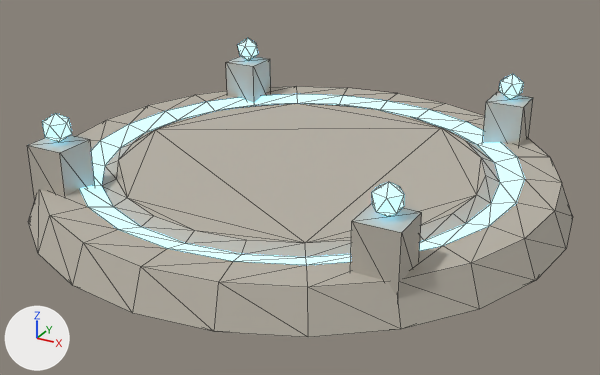
A saved change to the glTF model assets/models/checkpoint_pad.glb.
Before and after are seen from a camera (50 mm lens) standing at (1.335, -2.432, 1.224) and looking at (0.029, -0.058, 0.037). Arrows for +X, +Y and +Z are at lower left; the lights stay in place. The first picture is the older version. Mesh edges are drawn as thin lines.

The older version as bpy lines, for what is in view:
```python
mat_padglow = principled_material('PadGlow')
mat_padglow.base_color = (0.212, 0.658, 1.0)  # blue #7fd4ff
mat_padglow.roughness = 0.3
mat_padglow.emission_color = (0.212, 0.658, 1.0)  # blue #7fd4ff
mat_padglow.emission_strength = 2.5
mat_padstone = principled_material('PadStone')
mat_padstone.base_color = (0.479, 0.445, 0.381)  # grey #b8b2a6
mat_padstone.roughness = 0.85
me_checkpointpad = bpy.data.meshes.new('CheckpointPad')
me_checkpointpad.from_pydata(...)  # 200 vertices, 364 faces; spans x -0.95..0.95, y -0.95..0.95, z 0.0..0.37
# faces by material slot: [236, 128]
me_checkpointpad.materials.append(mat_padstone)  # grey #b8b2a6
me_checkpointpad.materials.append(mat_padglow)  # blue #7fd4ff, glowing blue #7fd4ff
ob_checkpointpad = bpy.data.objects.new('CheckpointPad', me_checkpointpad)
ob_checkpointpad.location = (0.0, 0.0, 0.0)
```
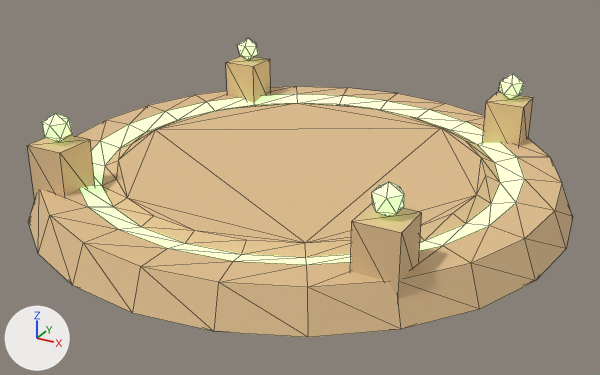
Changed parts and their boxes (x1, y1, x2, y2) in the pictures (600 x 375 px):
'CheckpointPad', recoloured, surface changed (grey to beige): (27, 38, 573, 337) in both

Edits to the bpy script that builds the scene:
```text
Change mat_padstone:
    mat_padstone.base_color: (0.479, 0.445, 0.381) -> (0.761, 0.527, 0.275)  # grey #b8b2a6 -> beige #e2c08f
Change mat_padglow:
    mat_padglow.base_color: (0.212, 0.658, 1.0) -> (0.468, 0.784, 0.323)  # blue #7fd4ff -> green #b6e59a
    mat_padglow.emission_color: (0.212, 0.658, 1.0) -> (0.561, 0.94, 0.388)  # blue #7fd4ff -> green #c5f8a7
    mat_padglow.emission_strength: 2.5 -> 1.0
```
